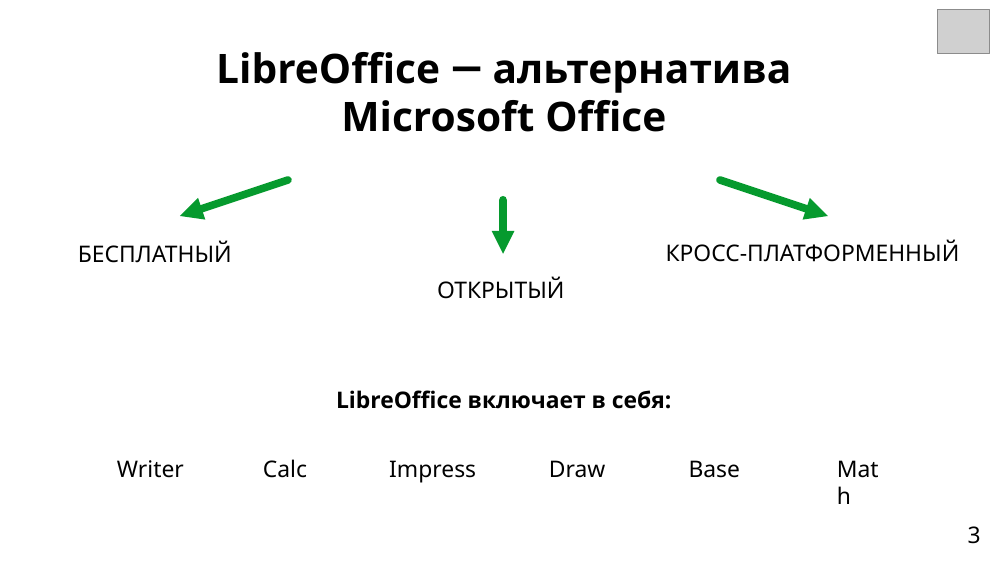
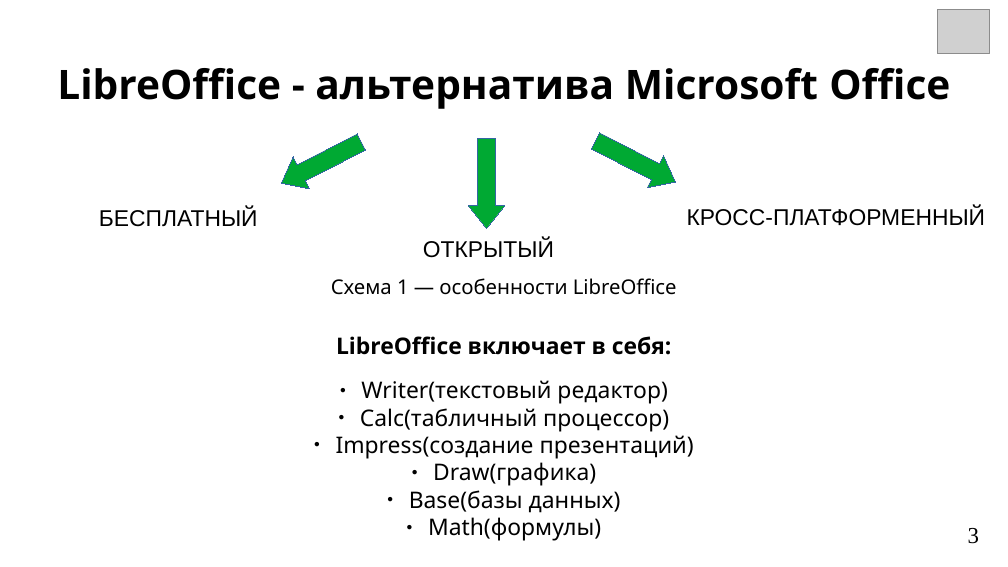
Before and after one commit to OksiGoroshek/digital-fundamentals, a slide deck: slide 3 of Documents/LibreOffice_review.odp. Drawn at 1008x567 pixels with LibreOffice and Linux fonts; fonts in the diff are those of the drawing; grey boxes stand for pictures. Boxes give left, top, right and bottom in pixels: in the first picture for what was removed or moved away, otherwise in the second. Text is boxed around its words. In the diff, an @@ line names an element or a change of style, - is before the commit and + after.

```diff
--- a/Documents/LibreOffice_review.odp
+++ b/Documents/LibreOffice_review.odp
@@ text at bbox=[57, 68, 950, 109]: text changed @@
-LibreOffice ― альтернатива Microsoft Office
+LibreOffice - альтернатива Microsoft Office
@@ down arrow added at bbox=[274, 126, 370, 199], fill #00A933, outline #3465A4 0 pt @@
@@ down arrow added at bbox=[469, 138, 505, 228], fill #00A933, outline #3465A4 0 pt @@
@@ down arrow added at bbox=[587, 125, 683, 197], fill #00A933, outline #3465A4 0 pt @@
@@ text "БЕСПЛАТНЫЙ": place and size @@
-text "БЕСПЛАТНЫЙ" at bbox=[78, 241, 232, 263]
+text "БЕСПЛАТНЫЙ" at bbox=[99, 208, 258, 227]
@@ arrow removed from (288, 180) to (180, 216) @@
@@ arrow removed from (503, 200) to (503, 254) @@
@@ text "КРОСС-ПЛАТФОРМЕННЫЙ": place and size @@
-text "КРОСС-ПЛАТФОРМЕННЫЙ" at bbox=[666, 240, 960, 262]
+text "КРОСС-ПЛАТФОРМЕННЫЙ" at bbox=[687, 207, 985, 226]
@@ arrow removed from (720, 180) to (829, 216) @@
@@ font Noto Sans to Arial in 3 elements at bbox=[99, 208, 258, 227], bbox=[687, 207, 985, 226], bbox=[423, 239, 554, 258] @@
@@ text "ОТКРЫТЫЙ": place and size @@
-text "ОТКРЫТЫЙ" at bbox=[437, 277, 564, 299]
+text "ОТКРЫТЫЙ" at bbox=[423, 239, 554, 258]
@@ text added at bbox=[331, 278, 677, 295], 16 pt, text #000000 @@
+Схема 1 — особенности LibreOffice
@@ text "LibreOffice включает в себя:": place and size @@
-text "LibreOffice включает в себя:" at bbox=[336, 390, 672, 409]
+text "LibreOffice включает в себя:" at bbox=[336, 336, 672, 355]
@@ text added at bbox=[336, 380, 694, 541], 18 pt, text #000000 @@
+● Writer(текстовый редактор)
+● Calc(табличный процессор)
+● Impress(создание презентаций)
+● Draw(графика)
+● Base(базы данных)
+● Math(формулы)
@@ text removed at bbox=[117, 460, 184, 478] @@
-Writer
@@ text removed at bbox=[263, 459, 307, 478] @@
-Calc
@@ text removed at bbox=[389, 460, 476, 483] @@
-Impress
@@ text removed at bbox=[549, 460, 605, 478] @@
-Draw
@@ text removed at bbox=[689, 460, 740, 478] @@
-Base
@@ text removed at bbox=[829, 450, 897, 521] @@
-Math
@@ page number at bbox=[968, 528, 979, 544]: font Noto Sans to Times New Roman @@
```
Also in this commit, not shown: 11 other slides changed, 1 other file.
